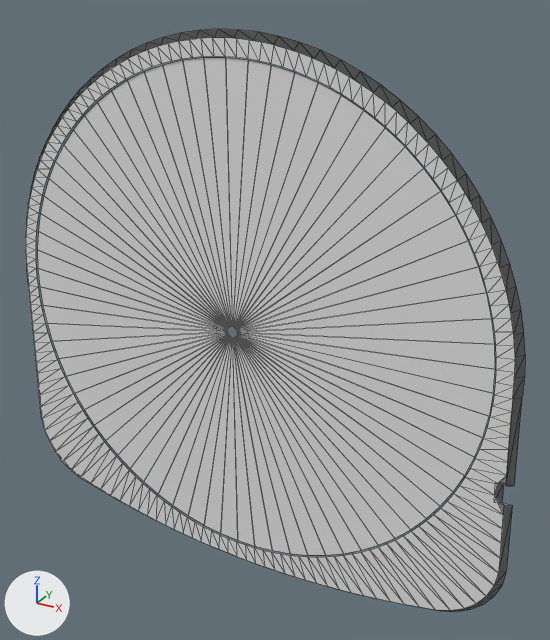
One commit to the OBJ model fork/floating-media/DATA/float_psp_shade2.obj: the scene before it, then after it.
One viewpoint serves both versions: a 50 mm lens placed at (1.24, -2.03, 1.06), pointed at (0.11, 0.02, 0.03). Lighting does not change. The marker at lower left points along +X, +Y and +Z. The older version comes first. Mesh edges are drawn as thin lines. Where no turn or scale is listed for an object, it has been applied to the vertices.

The first picture shows 'float_psp_shade2'.
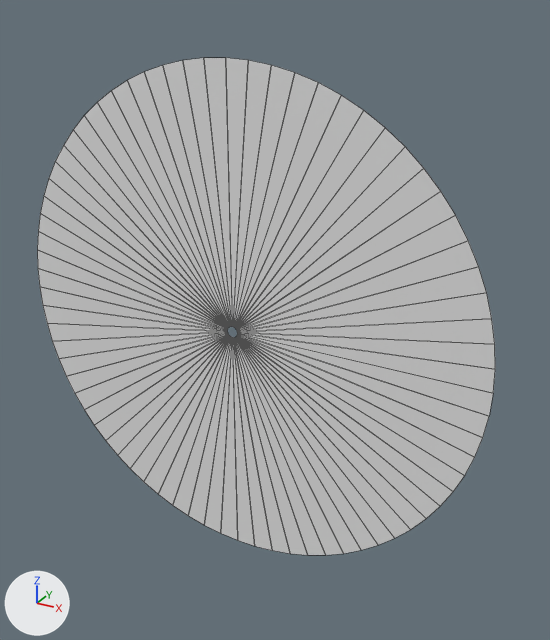
Boxes [x1, y1, x2, y2] around the edits, measured in the pictures (550 x 640 px):
'float_psp_shade2', reshaped (8% narrower, 15% shorter)
    before: [26, 29, 525, 612]
    after: [37, 58, 495, 555]
part 1 of me_float_psp_shade2, deleted
    before: [26, 29, 525, 612]

Patch to the scene script:
```diff
--- a/fork/floating-media/DATA/float_psp_shade2.obj.py
+++ b/fork/floating-media/DATA/float_psp_shade2.obj.py
@@ me_float_psp_shade2 @@
 # used by ob_float_psp_shade2; location = (0.0, 0.0, 0.0)
-me_float_psp_shade2.from_pydata(...)  # 579 vertices, 590 faces; spans x -0.98..0.98, y -0.07..-0.05, z -0.96..0.94
+me_float_psp_shade2.from_pydata(...)  # 144 vertices, 144 faces; spans x -0.87..0.87, y -0.07..-0.06, z -0.87..0.87
+# me_float_psp_shade2 part 1: the loose piece of 435 vertices spanning x -0.98..0.98, y -0.07..-0.05, z -0.96..0.94 is deleted
```
